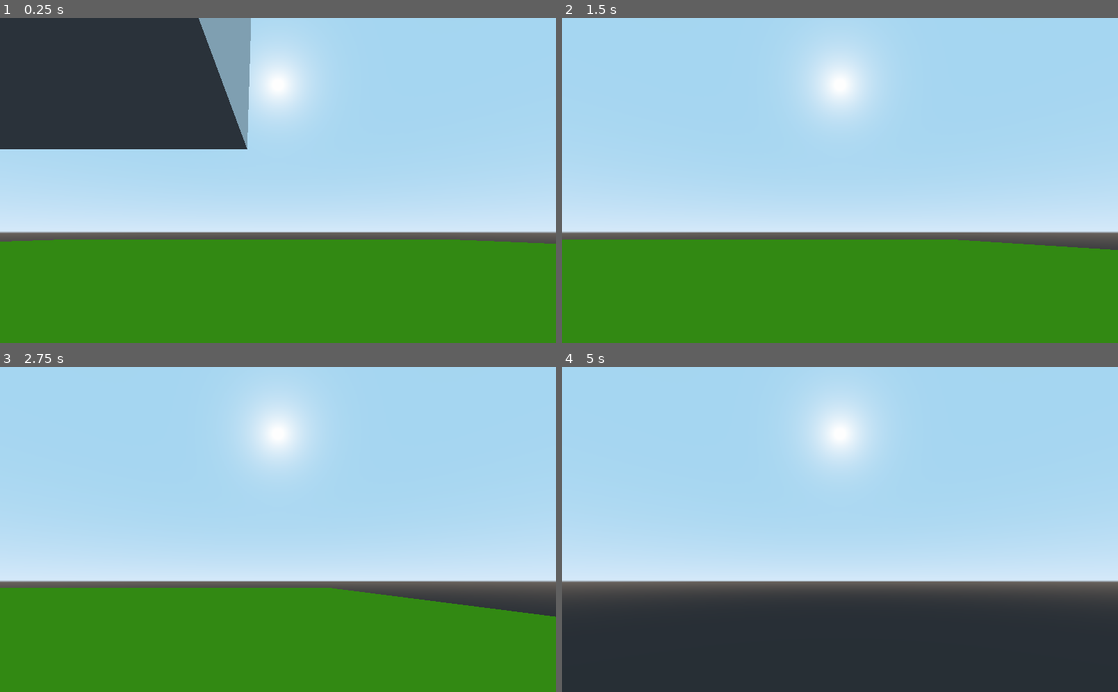
Above: before the commit, frames 1-4 (two rows, left to right).
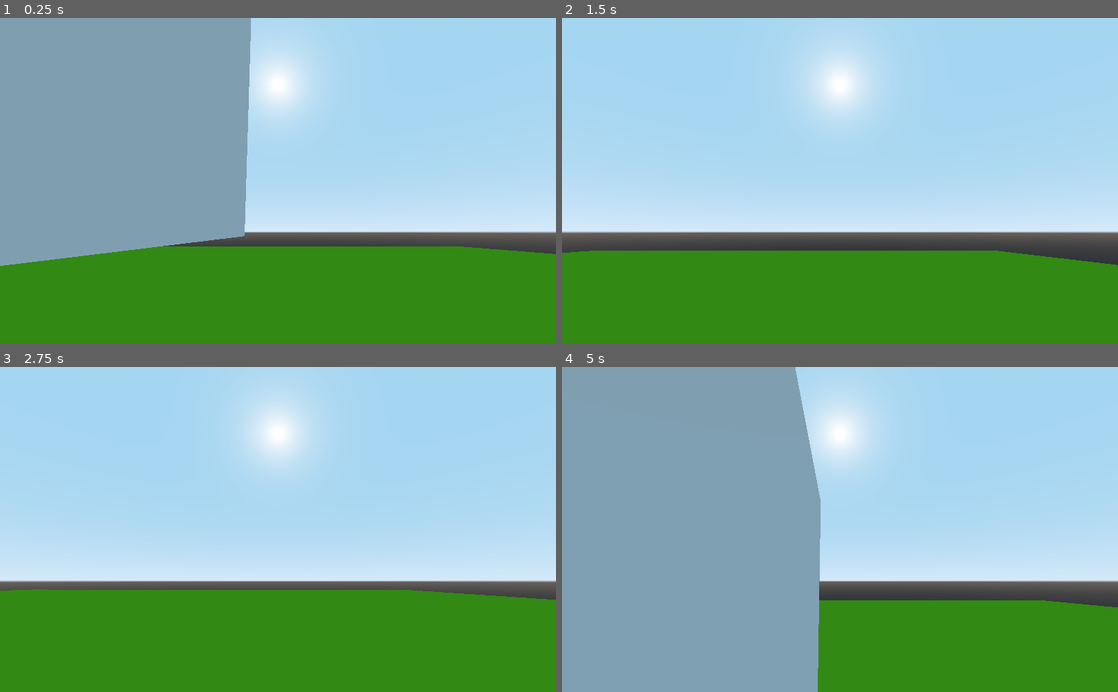
Above: after the commit, the same moments.

Repository: eraflo/ProjetCesi
Game: Godot game, scene res://Scènes/Word.tscn
Same seed, same stepped clock (60 frames per second), same inputs: the game is played once before the commit and once after it.
Inputs (mouse positions are in pixels of both pictures, inside the frame that each line leads up to):
- Up to frame 1 (0.25 s): no input
- Up to frame 2 (1.5 s): move the mouse to (962, 164) at 0.52 s; hold Right (ui_right) 0.53-1.28 s; hold Space (jump, bound only after the commit) 0.53-1.28 s; move the mouse to (728, 196) at 1.27 s; hold Down (ui_down) from 1.28 s (still down); click (728, 196) at 1.35 s
- Up to frame 3 (2.75 s): tap Space (jump, bound only after the commit) at 1.52, 1.55, 1.82 s; move the mouse to (333, 458) at 2.02 s; release Down (ui_down) at 2.03 s; hold Right (ui_right) from 2.03 s (still down); hold Space (jump, bound only after the commit) from 2.03 s (still down)
- Up to frame 4 (5 s): move the mouse to (812, 594) at 2.77 s; release Right (ui_right) at 2.78 s; release Space (jump, bound only after the commit) at 2.78 s; hold Up (ui_up) 2.78-3.53 s; click (812, 594) at 2.85 s; tap Space (jump, bound only after the commit) at 3.02, 3.05, 3.32, 4.52, 4.55, 4.82 s; tap Enter at 3.5 s; move the mouse to (1006, 578) at 3.52 s; hold Space (jump, bound only after the commit) 3.53-4.28 s; hold Left (ui_left) from 3.53 s (still down); move the mouse to (673, 480) at 4.27 s; click (673, 480) at 4.35 s

The runs differ from the first frame. In frame 1, 32% of the frame differs, in the area x 0-100%, y 0-77%; in frame 2, 3.4%; in frame 3, 1.5%; in frame 4, 60%, in the area x 0-100%, y 0-100%.

Commit message:
gestion mouvement et saut (ajustements)

Diff:
--- a/Jeu/Code_Script/Player.gd
+++ b/Jeu/Code_Script/Player.gd
@@ -1,15 +1,19 @@
 extends KinematicBody
+
+const _floor = Vector3(0, 1, 0)
 
 # mouvement joueur
 var velocity = Vector3()
-const speed = 5
-const gravity = 0.5
+const speed = 50
+const gravity = 9.8
+const jump = 10
 
 #rotation caméra
 var min_elevation_angle = -90
 var max_elevation_angle = 90
 var rotation_speed = 15
 onready var elevation = $Camera
+
 #gestion souris pour rotation
 var allow_rotation = true
 var _last_mouse_position = Vector2()
@@ -21,32 +25,44 @@
 
 
 
-func _process(delta):
+func _physics_process(delta):
+	#gravité
+	velocity.y -= gravity * delta
+
+	#déplacement
+	_move(delta)
+
 	#rotation
 	_rotate(delta)
-	#gravité
-	velocity.y = - gravity
 
+	#jump
+	_jump(delta)
+
+	print(is_on_floor())
+
+	move_and_slide(velocity, _floor)
+
+
+#déplacement
+func _move(delta: float):
 	#mouvement (avancer, reculer, droite, gauche)
 	if Input.is_action_pressed("ui_right") and Input.is_action_pressed("ui_left"):
 		velocity.x = 0
 	elif Input.is_action_pressed("ui_right"):
-		velocity = transform.basis.x
+		velocity += transform.basis.x * speed * delta
 	elif Input.is_action_pressed("ui_left"):
-		velocity -= transform.basis.x
+		velocity -= transform.basis.x * speed * delta
 	else:
-		velocity.x = lerp(velocity.x, 0, 0.2)
+		velocity.x = lerp(velocity.x, 0, 0.1)
 
 	if Input.is_action_pressed("ui_up") and Input.is_action_pressed("ui_down"):
 		velocity.z = 0
 	elif Input.is_action_pressed("ui_up"):
-		velocity -= transform.basis.z
+		velocity -= transform.basis.z * speed * delta
 	elif Input.is_action_pressed("ui_down"):
-		velocity += transform.basis.z
+		velocity += transform.basis.z * speed * delta
 	else:
-		velocity.z = lerp(velocity.z, 0, 0.2)
-
-	move_and_collide(velocity)
+		velocity.z = lerp(velocity.z, 0, 0.1)
 
 #gère la rotation
 func _rotate(delta: float) -> void:
@@ -85,3 +101,8 @@
 	var new_elevation = elevation.rotation_degrees.x - val * delta * rotation_speed
 	new_elevation = clamp(new_elevation, -max_elevation_angle, -min_elevation_angle)
 	elevation.rotation_degrees.x = new_elevation
+
+#jump
+func _jump(delta: float):
+	if Input.is_action_pressed("jump") and is_on_floor():
+		velocity += transform.basis.y * jump
--- a/Jeu/project.godot
+++ b/Jeu/project.godot
@@ -31,6 +31,11 @@
 "events": [ Object(InputEventMouseButton,"resource_local_to_scene":false,"resource_name":"","device":0,"alt":false,"shi …(212 unchanged characters)…
  ]
 }
+jump={
+"deadzone": 0.5,
+"events": [ Object(InputEventKey,"resource_local_to_scene":false,"resource_name":"","device":0,"alt":false,"shift":false,"control":false,"meta":false,"command":false,"pressed":false,"scancode":32,"unicode":0,"echo":false,"script":null)
+ ]
+}
 
 [rendering]
 
Not shown: 2 places in Jeu/Scènes/Word.tscn that only renumber resources
